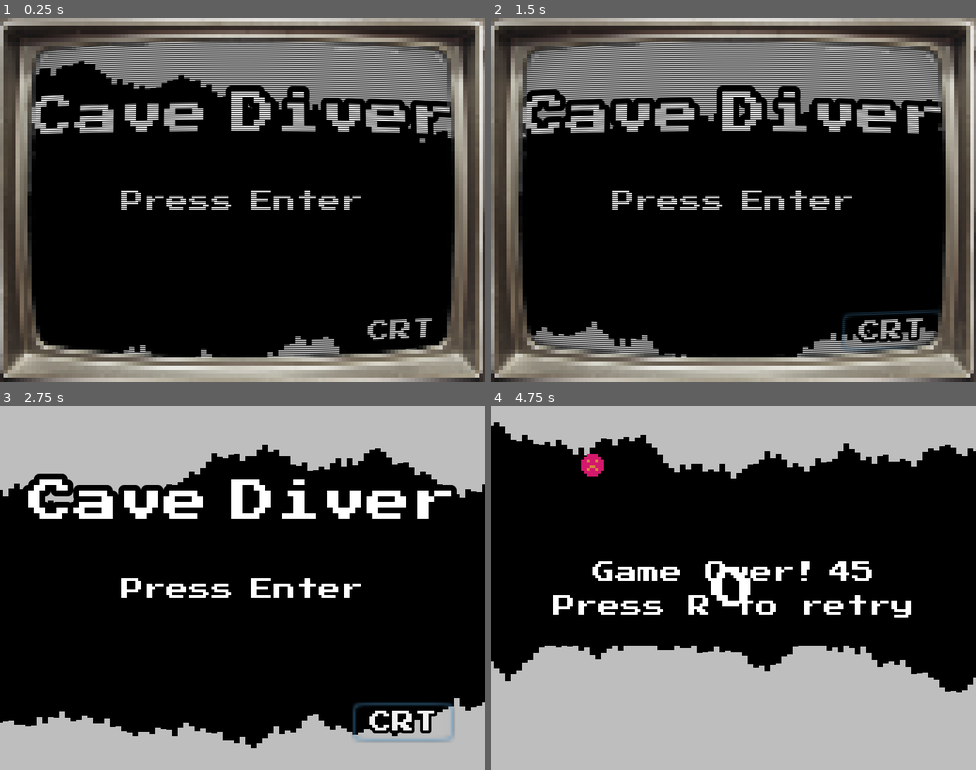
Above: before the commit, frames 1-4 (two rows, left to right).
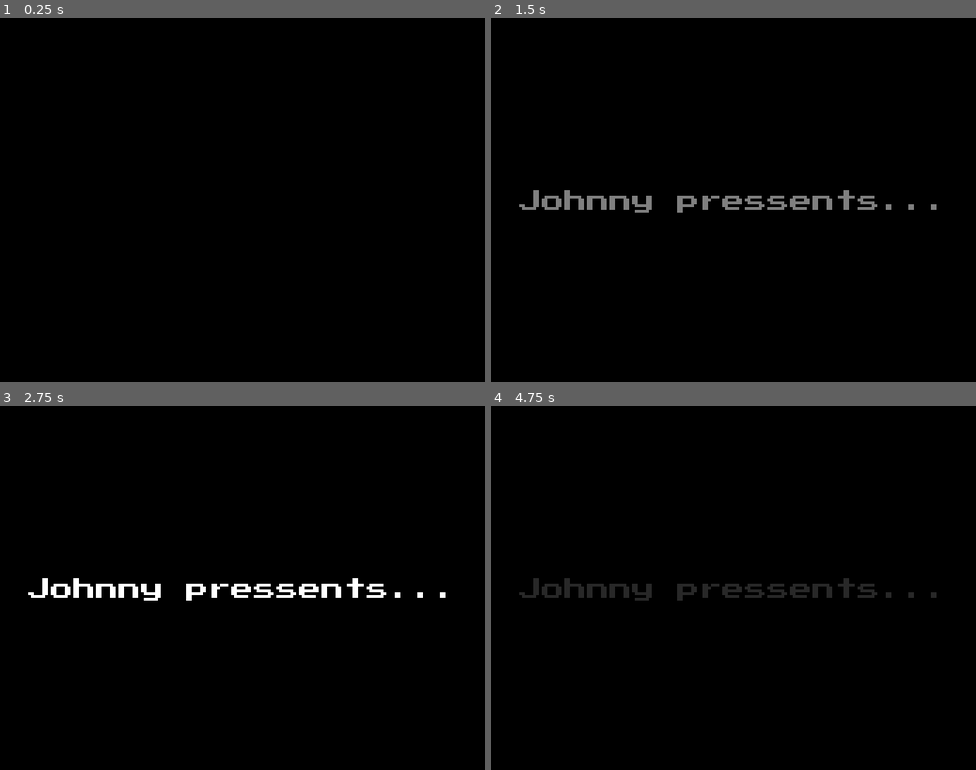
Above: after the commit, the same moments.

Repository: JhonAlexRojas/My_new_first_game
Game: Godot game, scene res://Scenes/Pressent.tscn
Same seed, same stepped clock (60 frames per second), same inputs: the game is played once before the commit and once after it. Before the commit the project starts from res://Scenes/Menu.tscn.
Inputs (mouse positions are in pixels of both pictures, inside the frame that each line leads up to):
- Up to frame 1 (0.25 s): no input
- Up to frame 2 (1.5 s): click (893, 334) at 0.5 s, where only the run before the commit has a clickable "CRT"; click (893, 334) at 1.25 s, where only the run before the commit has a clickable "CRT"
- Up to frame 3 (2.75 s): click (402, 722) at 2 s, where only the run before the commit has a clickable "CRT"
- Up to frame 4 (4.75 s): tap Enter (ui_accept) at 2.75, 2.85, 3.02, 3.32, 3.6, 3.77, 4.07, 4.35 s

The runs differ from the first frame. In frame 1, 42% of the frame differs, in the area x 0-100%, y 0-100%; in frame 2, 47%; in frame 3, 36%; in frame 4, 48%.

Commit message:
1.1

Diff:
--- a/Scenes/HUB.tscn
+++ b/Scenes/HUB.tscn
@@ -14,10 +14,6 @@
 size = 8
 outline_size = 1
 outline_color = Color( 0, 0, 0, 1 )
-font_data = ExtResource( 3 )
-
-[sub_resource type="DynamicFont" id=3]
-size = 8
 font_data = ExtResource( 3 )
 
 [sub_resource type="DynamicFont" id=4]
@@ -39,9 +35,6 @@
 margin_right = 86.0
 margin_bottom = 16.0
 alignment = 1
-__meta__ = {
-"_edit_use_anchors_": false
-}
 
 [node name="Label" type="Label" parent="ScoreContainer"]
 margin_left = 60.0
@@ -63,56 +56,30 @@
 anchor_top = 0.5
 anchor_right = 0.5
 anchor_bottom = 0.5
-margin_left = -64.0
-margin_top = -20.0
-margin_right = 64.0
-margin_bottom = 20.0
-alignment = 1
-__meta__ = {
-"_edit_use_anchors_": false
-}
-
-[node name="HBoxContainer" type="HBoxContainer" parent="GameOverContainer"]
-margin_top = 4.0
-margin_right = 128.0
-margin_bottom = 12.0
+margin_left = -86.0
+margin_top = -15.5
+margin_right = 86.0
+margin_bottom = 15.5
 alignment = 1
 
-[node name="Label" type="Label" parent="GameOverContainer/HBoxContainer"]
-margin_left = 18.0
-margin_right = 98.0
-margin_bottom = 8.0
-custom_fonts/font = SubResource( 3 )
-text = "Game Over!"
-__meta__ = {
-"_edit_use_anchors_": false
-}
-
-[node name="Score" type="Label" parent="GameOverContainer/HBoxContainer"]
-margin_left = 102.0
-margin_right = 110.0
-margin_bottom = 8.0
-custom_fonts/font = SubResource( 2 )
-text = "0"
-
 [node name="Retry" type="Label" parent="GameOverContainer"]
-margin_top = 16.0
-margin_right = 128.0
-margin_bottom = 24.0
+margin_top = 5.0
+margin_right = 172.0
+margin_bottom = 13.0
 custom_fonts/font = SubResource( 4 )
-text = "Press R to retry"
+text = "Space to retry"
+align = 1
 __meta__ = {
 "_edit_use_anchors_": false
 }
 
 [node name="Exit" type="Label" parent="GameOverContainer"]
-visible = false
-margin_top = 28.0
-margin_right = 128.0
-margin_bottom = 36.0
+margin_top = 17.0
+margin_right = 172.0
+margin_bottom = 25.0
 custom_fonts/font = SubResource( 5 )
-text = "Press Q to exit"
+text = "Q to exit"
+align = 1
 
 [node name="GameOverAudio" type="AudioStreamPlayer" parent="."]
 stream = ExtResource( 2 )
-volume_db = 3.0
--- a/Scenes/Menu.tscn
+++ b/Scenes/Menu.tscn
@@ -37,9 +37,6 @@
 margin_right = 80.0
 margin_bottom = 16.0
 alignment = 1
-__meta__ = {
-"_edit_use_anchors_": false
-}
 
 [node name="Title" type="Label" parent="TitleContainer"]
 margin_left = 4.0
@@ -65,7 +62,7 @@
 margin_right = 88.0
 margin_bottom = 8.0
 custom_fonts/font = SubResource( 2 )
-text = "Press Enter"
+text = "Press Space"
 align = 1
 
 [node name="CRT" parent="." instance=ExtResource( 4 )]
@@ -91,5 +88,6 @@
 [node name="AudioStreamPlayer" type="AudioStreamPlayer" parent="."]
 stream = ExtResource( 5 )
 volume_db = -2.0
+autoplay = true
 
 [connection signal="pressed" from="ButtomCRTContainer/CRTButton" to="." method="_on_CRTButton_pressed"]
--- a/Scenes/Player.tscn
+++ b/Scenes/Player.tscn
@@ -8,13 +8,13 @@
 atlas = ExtResource( 1 )
 region = Rect2( 0, 0, 8, 8 )
 
+[sub_resource type="AtlasTexture" id=3]
+atlas = ExtResource( 1 )
+region = Rect2( 0, 16, 8, 8 )
+
 [sub_resource type="AtlasTexture" id=2]
 atlas = ExtResource( 1 )
 region = Rect2( 0, 8, 8, 8 )
-
-[sub_resource type="AtlasTexture" id=3]
-atlas = ExtResource( 1 )
-region = Rect2( 0, 16, 8, 8 )
 
 [sub_resource type="SpriteFrames" id=4]
 animations = [ {
@@ -23,14 +23,14 @@
 "name": "rise",
 "speed": 5.0
 }, {
+"frames": [ SubResource( 3 ) ],
+"loop": true,
+"name": "dead",
+"speed": 5.0
+}, {
 "frames": [ SubResource( 2 ) ],
 "loop": true,
 "name": "fall",
-"speed": 5.0
-}, {
-"frames": [ SubResource( 3 ) ],
-"loop": true,
-"name": "dead",
 "speed": 5.0
 } ]
 
@@ -42,6 +42,6 @@
 animation = "rise"
 centered = false
 
-[node name="AudioStreamPlayer" type="AudioStreamPlayer" parent="."]
+[node name="JumpAudio" type="AudioStreamPlayer" parent="."]
 stream = ExtResource( 3 )
 volume_db = 24.0
--- /dev/null
+++ b/Scenes/Pressent.tscn
@@ -0,0 +1,27 @@
+[gd_scene load_steps=4 format=2]
+
+[ext_resource path="res://Fonts/PressStart2P-Regular.ttf" type="DynamicFontData" id=1]
+[ext_resource path="res://Scripts/Pressent.gd" type="Script" id=2]
+
+[sub_resource type="DynamicFont" id=1]
+size = 8
+font_data = ExtResource( 1 )
+
+[node name="Pressent" type="Control"]
+anchor_right = 1.0
+anchor_bottom = 1.0
+script = ExtResource( 2 )
+
+[node name="Label" type="Label" parent="."]
+anchor_left = 0.5
+anchor_top = 0.5
+anchor_right = 0.5
+anchor_bottom = 0.5
+margin_left = -76.0
+margin_top = -4.0
+margin_right = 76.0
+margin_bottom = 4.0
+custom_fonts/font = SubResource( 1 )
+text = "Johnny pressents..."
+
+[node name="Tween" type="Tween" parent="."]
--- a/Scripts/Global.gd
+++ b/Scripts/Global.gd
@@ -3,3 +3,4 @@
 
 var crt_mode = true
 var stop = true
+var pressent = false
--- a/Scripts/HUB.gd
+++ b/Scripts/HUB.gd
@@ -24,9 +24,8 @@
 
 func _on_Player_game_over():
 	game_over = true
-	get_node("GameOverAudio").play()
+	$GameOverAudio.play()
 
 	# Hide the Score and show the Game Over screen
 	get_node("GameOverContainer").visible = true
-	get_node("ScoreContainer").visible = false
-	get_node("GameOverContainer/HBoxContainer/Score").text = str(score)
+	#get_node("GameOverContainer/HBoxContainer/Score").text = str(score)
--- a/Scripts/Menu.gd
+++ b/Scripts/Menu.gd
@@ -4,7 +4,6 @@
 func _ready():
 	get_node("CRT/ColorRect").visible = Global.crt_mode
 	yield(get_tree().create_timer(0.5), "timeout")
-	$AudioStreamPlayer.play()
 
 
 func _process(_delta):
--- a/Scripts/Player.gd
+++ b/Scripts/Player.gd
@@ -30,6 +30,7 @@
 			move_player()
 	draw_player()
 
+
 func _physics_process(delta):
 	if not Global.stop:
 		dy += GRAVITY
@@ -43,7 +44,7 @@
 	# Jump
 	if Input.is_action_just_pressed("ui_accept"):
 		dy -= 4.0 * 60.0
-		$AudioStreamPlayer.play()
+		$JumpAudio.play()
 
 
 func draw_player():
@@ -60,5 +61,5 @@
 	for i in range(position.x / 2, (position.x / 2) + 3):
 		if cave[i]["top"] > position.y or cave[i]["btm"] < position.y + 7:
 			game_over = true
+			Global.stop = true
 			emit_signal("game_over")
-			Global.stop = true
--- /dev/null
+++ b/Scripts/Pressent.gd
@@ -0,0 +1,19 @@
+extends Control
+
+
+func _ready():
+	show()
+	yield($Tween, "tween_completed")
+	hide()
+	yield($Tween, "tween_completed")
+	get_tree().call_deferred("change_scene", "res://Scenes/Menu.tscn")
+
+
+func show():
+	$Tween.interpolate_property(self, "modulate", Color.black, Color.white, 3, Tween.TRANS_BACK, Tween.EASE_IN_OUT)
+	$Tween.start()
+
+
+func hide():
+	$Tween.interpolate_property(self, "modulate", Color.white, Color.black, 3, Tween.TRANS_BACK, Tween.EASE_IN_OUT)
+	$Tween.start()
--- a/project.godot
+++ b/project.godot
@@ -11,7 +11,7 @@
 [application]
 
 config/name="Cave Diver"
-run/main_scene="res://Scenes/Menu.tscn"
+run/main_scene="res://Scenes/Pressent.tscn"
 config/icon="res://icon.png"
 
 [autoload]
@@ -48,6 +48,7 @@
 ui_retry={
 "deadzone": 0.5,
 "events": [ Object(InputEventKey,"resource_local_to_scene":false,"resource_name":"","device":0,"alt":false,"shift":false,"control":false,"meta":false,"command":false,"pressed":false,"scancode":82,"physical_scancode":0,"unicode":0,"echo":false,"script":null)
+, Object(InputEventKey,"resource_local_to_scene":false,"resource_name":"","device":0,"alt":false,"shift":false,"control":false,"meta":false,"command":false,"pressed":false,"scancode":0,"physical_scancode":32,"unicode":0,"echo":false,"script":null)
  ]
 }
 ui_exit={
Not shown: 1 places in Scenes/HUB.tscn that only renumber resources
Not shown, changed: export_presets.cfg
